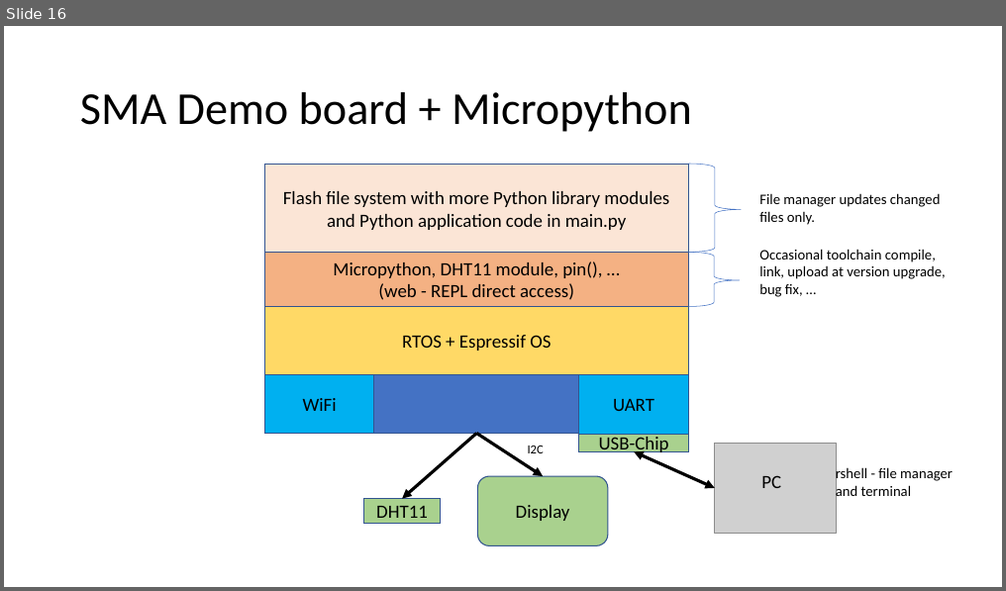
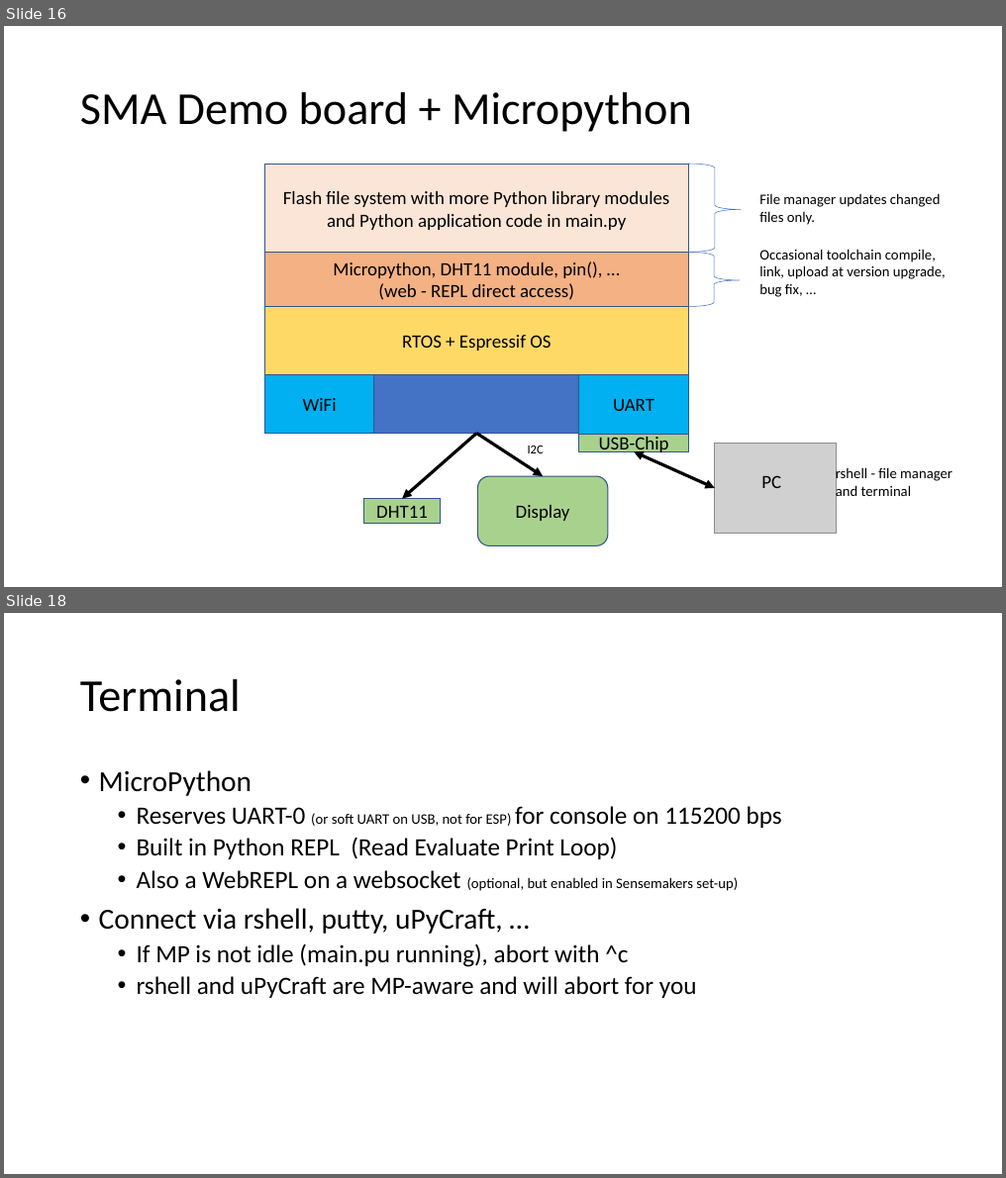
Before and after one commit to sensemakersamsterdam/micropython, a slide deck: MicroPython.pptx. Shown one above the other, each under a label of ours: slide 16 before the commit, slides 16 and 18 after it; the slides between them are not shown. The pictures are 1006x591 and 1006x1178 pixels, drawn with LibreOffice and Linux fonts; fonts in the diff are those of the drawing; grey boxes stand for pictures. Boxes give left, top, right and bottom in pixels: in the first picture for what was removed or moved away, otherwise in the second. Text is boxed around its words. In the diff, an @@ line names an element or a change of style, - is before the commit and + after.

```diff
--- a/MicroPython.pptx
+++ b/MicroPython.pptx
@@ slide 18 added at bbox=[4, 613, 1002, 1174], background #FFFFFF @@
@@ title added at bbox=[80, 679, 241, 712], 44 pt, text #000000 @@
+Terminal
@@ text added at bbox=[99, 770, 782, 998], 24 pt, text #000000 @@
+• MicroPython
+  • Reserves UART-0 (or soft UART on USB, not for ESP) for console on 115200 bps
+  • Built in Python REPL (Read Evaluate Print Loop)
+  • Also a WebREPL on a websocket (optional, but enabled in Sensemakers set-up)
+• Connect via rshell, putty, uPyCraft, …
+  • If MP is not idle (main.pu running), abort with ^c
+  • rshell and uPyCraft are MP-aware and will abort for you
```
Also in this commit, not shown: 8 other slides added.
